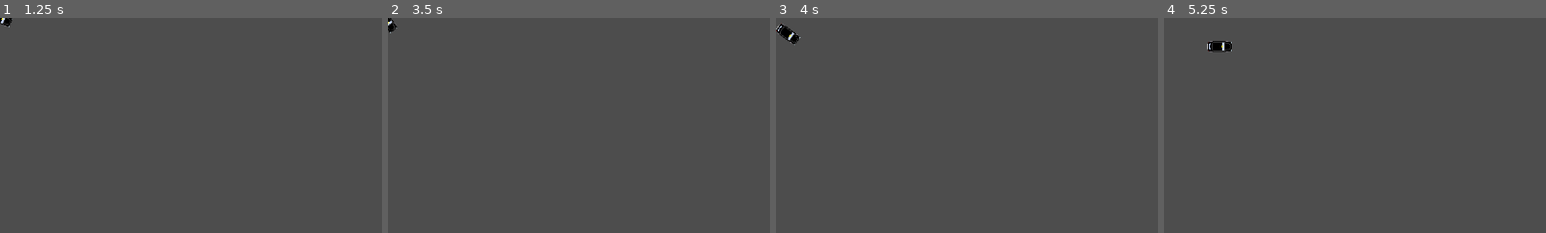
Above: before the commit, frames 1-4 (left to right).
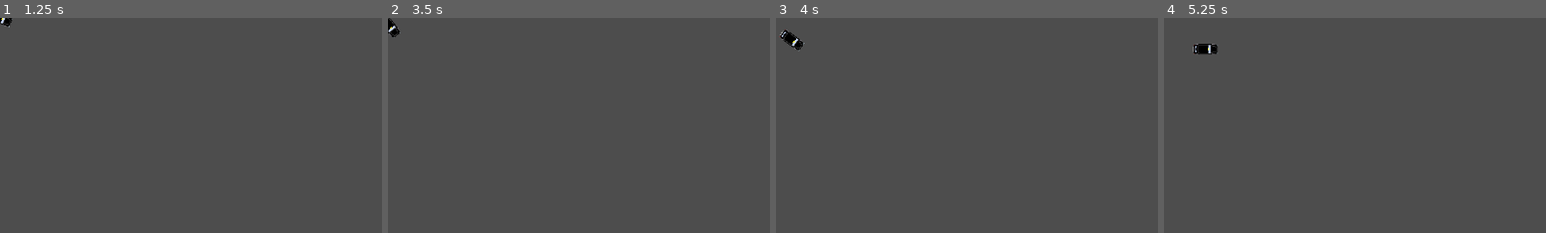
Above: after the commit, the same moments.

Repository: Samwalton9/HackneyCarriage
Game: Godot game, scene res://Taxi/taxi.tscn
Two runs of this game, one before a commit and one after it. Both use one fixed random seed, a clock stepped at 60 frames per second and the inputs below.
Inputs:
- Up to frame 1 (1.25 s): tap Enter at 0.5 s; hold Right (ui_right) from 0.53 s (still down)
- Up to frame 2 (3.5 s): release Right (ui_right) at 1.28 s; hold Down (ui_down) 1.28-2.03 s; tap Space at 2 s; hold Right (ui_right) 2.03-2.78 s; tap Enter at 2.75 s; hold Up (ui_up) from 2.78 s (still down)
- Up to frame 3 (4 s): release Up (ui_up) at 3.53 s; hold Left (ui_left) from 3.53 s (still down)
- Up to frame 4 (5.25 s): tap Space at 5 s; release Left (ui_left) at 5.03 s; hold Down (ui_down) from 5.03 s (still down)
The pictures show only the part of the screen within x 0-50%, y 0-50%; the shares and areas given below are measured in that part.

Frame 1 is identical in both runs. In frame 2, 0.1% of the frame differs, in the area x 0-4%, y 0-9%; in frame 3, 0.3%; in frame 4, 0.5%, in the area x 7-18%, y 10-17%.

Commit message:
Damp speed to 0

Diff:
--- /dev/null
+++ b/Taxi/DebugSpeedLabel.gd
@@ -0,0 +1,6 @@
+extends Label
+
+var velocity = 0.0
+
+func _process(delta):
+	text = str(snapped(velocity.length(),0.01))
--- a/Taxi/taxi.gd
+++ b/Taxi/taxi.gd
@@ -1,11 +1,13 @@
 extends CharacterBody2D
 
-@export var max_speed = 80
-@export var max_reverse_speed = 10
-@export var acceleration = 1.5
-@export var turn_rate = 0.01
+@export var max_speed : float = 80
+@export var max_reverse_speed : float  = 20
+@export var acceleration : float  = 1.5
+@export var turn_rate : float  = 0.01
+@export var deceleration : float  = 0.5
 
 var current_speed : float = 0.0
+var current_reverse_speed : float  = 0.0
 
 func _physics_process(delta):
 	var up_down = Input.get_action_strength("ui_up") - Input.get_action_strength("ui_down")
@@ -23,10 +25,17 @@
 		current_speed += acceleration
 	elif up_down < 0:
 		# Reverse
+		current_reverse_speed = max_reverse_speed
 		current_speed -= acceleration
+	else:
+		current_reverse_speed = 0
+		current_speed -= deceleration
 
-	current_speed = clamp(current_speed, -max_reverse_speed, max_speed)
+	current_speed = clamp(current_speed, -current_reverse_speed, max_speed)
 
 	velocity = Vector2(1,0).rotated(rotation) * current_speed
 
+	# Debug
+	$DebugSpeedLabel.velocity = velocity
+
 	move_and_slide()
--- a/Taxi/taxi.tscn
+++ b/Taxi/taxi.tscn
@@ -1,7 +1,8 @@
-[gd_scene load_steps=4 format=3 uid="uid://c3132fopxkjok"]
+[gd_scene load_steps=5 format=3 uid="uid://c3132fopxkjok"]
 
 [ext_resource type="Script" path="res://Taxi/taxi.gd" id="1_cv0lq"]
 [ext_resource type="Texture2D" uid="uid://dw824ymuwquq5" path="res://Taxi/Taxi.png" id="1_qb2vq"]
+[ext_resource type="Script" path="res://Taxi/DebugSpeedLabel.gd" id="3_kdt84"]
 
 [sub_resource type="CapsuleShape2D" id="CapsuleShape2D_khtxr"]
 radius = 8.0
@@ -18,3 +19,16 @@
 [node name="CollisionShape2D" type="CollisionShape2D" parent="."]
 rotation = 1.5708
 shape = SubResource("CapsuleShape2D_khtxr")
+
+[node name="DebugSpeedLabel" type="Label" parent="."]
+visible = false
+anchors_preset = 5
+anchor_left = 0.5
+anchor_right = 0.5
+offset_left = -20.0
+offset_top = 8.0
+offset_right = 20.0
+offset_bottom = 31.0
+grow_horizontal = 2
+horizontal_alignment = 1
+script = ExtResource("3_kdt84")
